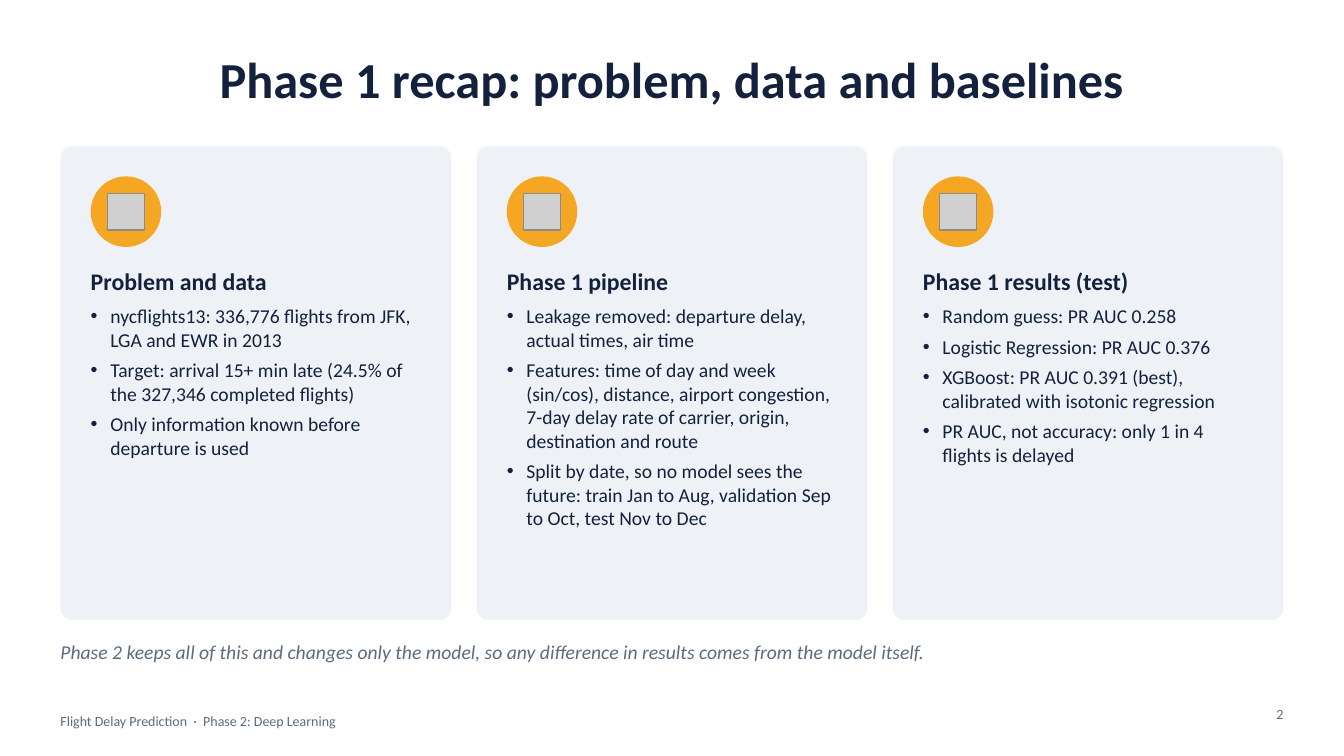
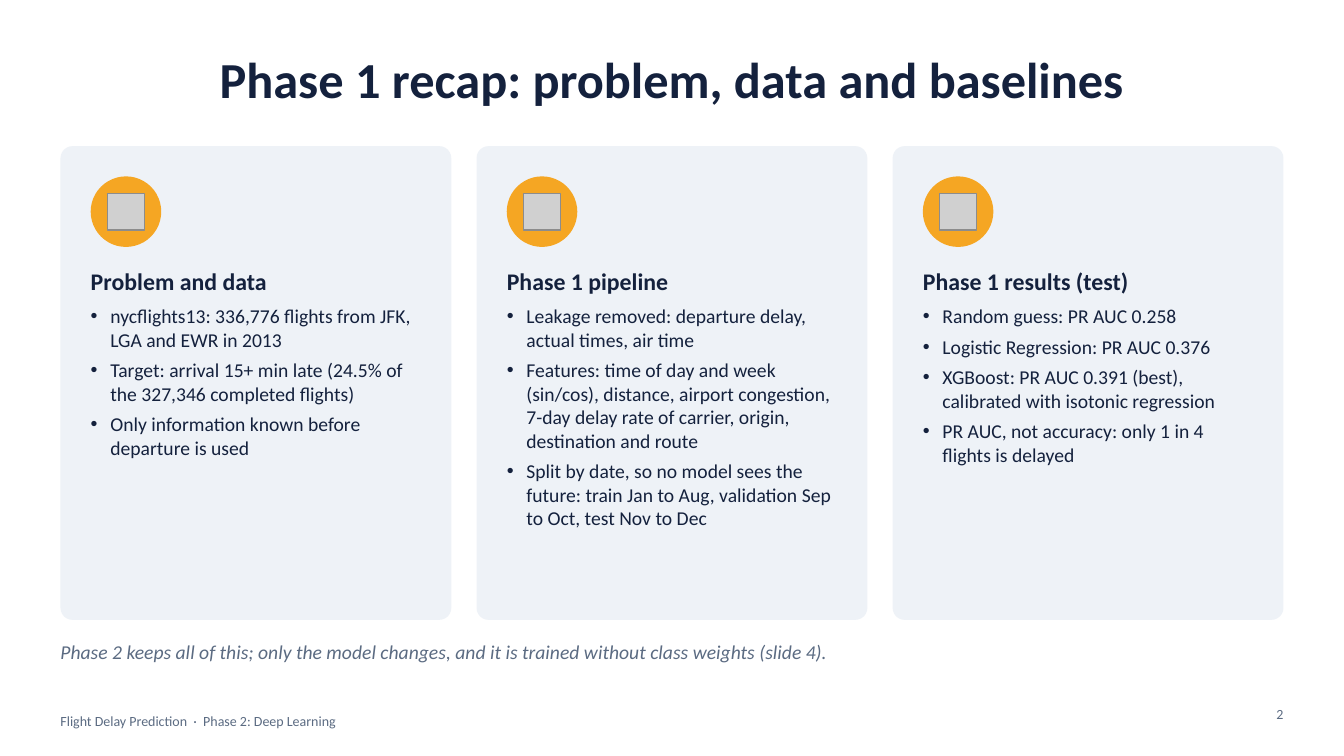
Before and after one commit to mayank-pillai-99/flight-delay-prediction, a slide deck: slide 2 of phase2/presentation/flight_delay_dl_presentation.pptx. Drawn at 1344x756 pixels with LibreOffice and Linux fonts; fonts in the diff are those of the drawing; grey boxes stand for pictures. Boxes give left, top, right and bottom in pixels: in the first picture for what was removed or moved away, otherwise in the second. Text is boxed around its words. In the diff, an @@ line names an element or a change of style, - is before the commit and + after.

```diff
--- a/phase2/presentation/flight_delay_dl_presentation.pptx
+++ b/phase2/presentation/flight_delay_dl_presentation.pptx
@@ text at <box>60,645,827,663</box>: text changed @@
-Phase 2 keeps all of this and changes only the model, so any difference in results comes from the model itself.
+Phase 2 keeps all of this; only the model changes, and it is trained without class weights (slide 4).
```
Also in this commit, not shown: 4 other slides changed, 3 other files.
